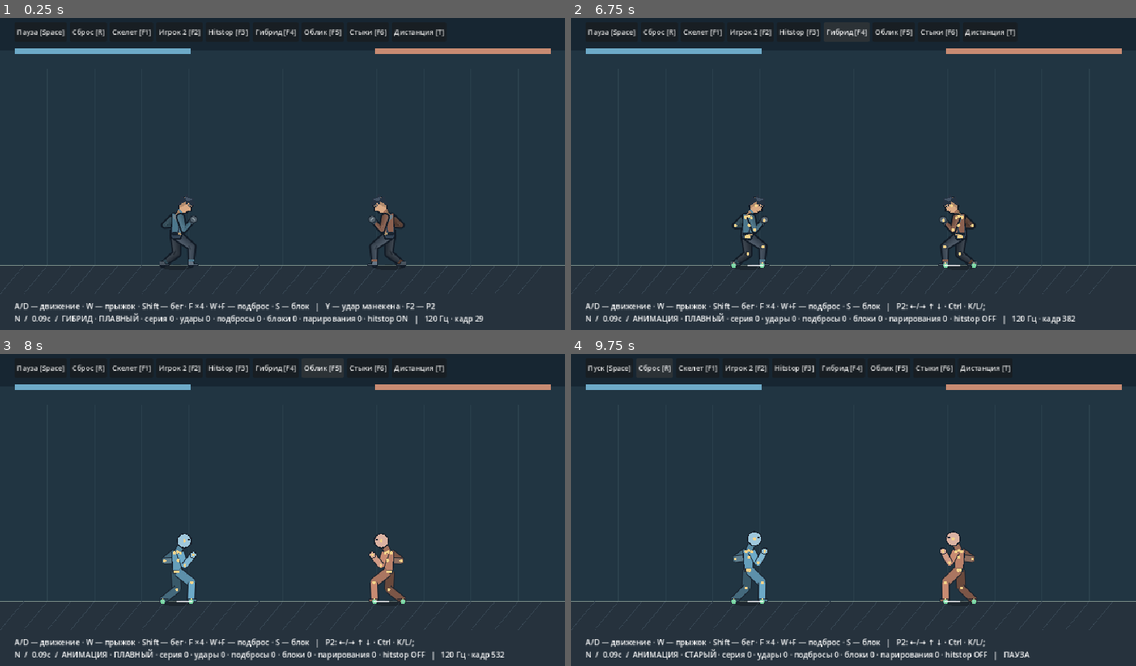
Above: before the commit, frames 1-4 (two rows, left to right).
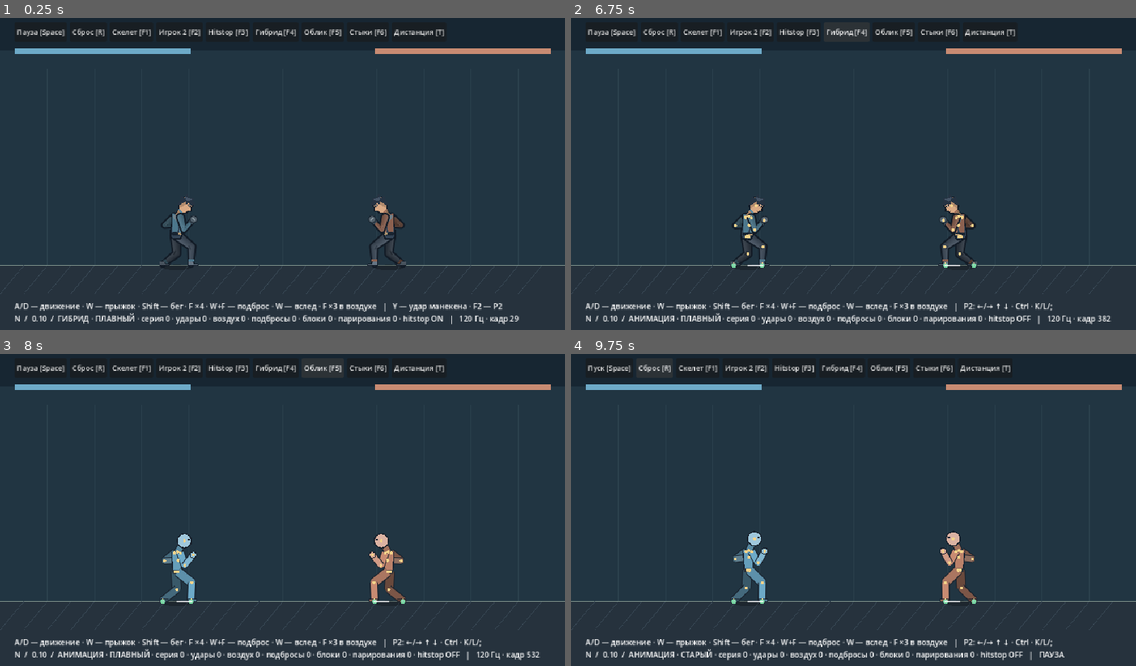
Above: after the commit, the same moments.

Repository: Mefits/Project-N
Game: Godot game, scene res://game/arena.tscn
Two runs of this game, one before a commit and one after it. Both use one fixed random seed, a clock stepped at 60 frames per second and the inputs below.
Inputs:
- Up to frame 1 (0.25 s): no input
- Up to frame 2 (6.75 s): click "Дистанция [T]" at 0.5 s; click "Пауза [Space]" at 1.25 s; click "Дистанция [T]" at 2 s; click "Пуск [Space]" at 2.75 s; click "Сброс [R]" at 3.5 s; click "Скелет [F1]" at 4.25 s; click "Игрок 2 [F2]" at 5 s; click "Hitstop [F3]" at 5.75 s; click "Гибрид [F4]" at 6.5 s
- Up to frame 3 (8 s): click "Облик [F5]" at 7.25 s
- Up to frame 4 (9.75 s): click "Стыки [F6]" at 8 s; tap Enter at 8.75 s; hold D 8.78-9.5 s; tap F at 8.85 s; tap Space at 9.02 s; tap Shift at 9.05 s; click "Сброс [R]" at 9.5 s

The runs differ from the first frame. In frame 1, 1.7% of the frame differs, in the area x 6-92%, y 91-99%; in frame 2, 1.6%; in frame 3, 1.6%; in frame 4, 1.6%.

Commit message:
N 0.10: optional aerial pursuit and three-hit air string with downward finisher

Diff:
--- /dev/null
+++ b/game/air_pose.gd
@@ -0,0 +1,44 @@
+extends RefCounted
+## Original aerial silhouettes. Local pelvis, lean, hands, ankle targets.
+const APPROACH=32
+const STRIKE=27
+const SLAM=38
+const CANCEL=15
+const FIRST=[
+    [0,1.0,Vector2(0,-49),15.0,Vector2(18,1),Vector2(7,8),Vector2(21,-20),Vector2(-20,-12)],
+    [5,1.0,Vector2(-3,-48),-9.0,Vector2(10,3),Vector2(9,10),Vector2(16,-25),Vector2(-15,-8)],
+    [9,1.0,Vector2(7,-49),23.0,Vector2(43,1),Vector2(5,10),Vector2(22,-22),Vector2(-24,-7)],
+    [13,1.0,Vector2(8,-49),25.0,Vector2(44,3),Vector2(7,10),Vector2(23,-22),Vector2(-23,-7)],
+    [18,1.0,Vector2(3,-48),11.0,Vector2(25,7),Vector2(9,10),Vector2(18,-25),Vector2(-16,-10)],
+    [27,0.0,Vector2(0,-50),0.0,Vector2(20,0),Vector2(7,10),Vector2(24,-2),Vector2(-24,-2)]
+]
+const SECOND=[
+    [0,1.0,Vector2(3,-48),12.0,Vector2(25,7),Vector2(9,10),Vector2(18,-25),Vector2(-16,-10)],
+    [5,1.0,Vector2(-3,-46),-14.0,Vector2(12,6),Vector2(-12,5),Vector2(9,-27),Vector2(-23,-6)],
+    [9,1.0,Vector2(7,-49),30.0,Vector2(7,10),Vector2(42,-1),Vector2(24,-15),Vector2(-19,-22)],
+    [13,1.0,Vector2(8,-49),33.0,Vector2(8,11),Vector2(44,0),Vector2(26,-12),Vector2(-18,-22)],
+    [18,1.0,Vector2(2,-48),12.0,Vector2(11,8),Vector2(25,3),Vector2(18,-20),Vector2(-14,-18)],
+    [27,0.0,Vector2(0,-50),0.0,Vector2(20,0),Vector2(7,10),Vector2(24,-2),Vector2(-24,-2)]
+]
+const DOWN=[
+    [0,1.0,Vector2(1,-48),10.0,Vector2(14,2),Vector2(22,4),Vector2(18,-22),Vector2(-16,-18)],
+    [5,1.0,Vector2(-2,-48),-13.0,Vector2(10,-32),Vector2(8,1),Vector2(10,-29),Vector2(-19,-15)],
+    [10,1.0,Vector2(8,-47),35.0,Vector2(35,27),Vector2(3,13),Vector2(22,-22),Vector2(-22,-9)],
+    [15,1.0,Vector2(9,-46),40.0,Vector2(25,36),Vector2(5,15),Vector2(17,-25),Vector2(-21,-8)],
+    [22,1.0,Vector2(3,-49),20.0,Vector2(16,19),Vector2(6,12),Vector2(19,-14),Vector2(-17,-5)],
+    [38,0.0,Vector2(0,-50),0.0,Vector2(20,0),Vector2(7,10),Vector2(24,-2),Vector2(-24,-2)]
+]
+static func pose(kind:String,t:int)->Dictionary:
+    if kind=="air_approach":
+        var u:float=smoothstep(0.0,8.0,float(t))
+        return {"weight":.85,"hip":Vector2(0,-48),"lean":18.0,"lead":Vector2(25,-4),"rear":Vector2(3,12),"air_near":Vector2(18,-2).lerp(Vector2(24,-25),u),"air_far":Vector2(-24,-2).lerp(Vector2(-21,-12),u),"twist":.2}
+    var keys:Array=FIRST if kind=="air_jab" else (SECOND if kind=="air_cross" else DOWN)
+    var a:Array=keys[0]
+    var b:Array=keys[1]
+    for i in range(1,keys.size()):
+        if t<=int(keys[i][0]):
+            a=keys[i-1]
+            b=keys[i]
+            break
+    var u:float=smoothstep(0.0,1.0,clampf(float(t-int(a[0]))/float(int(b[0])-int(a[0])),0,1))
+    return {"weight":lerpf(float(a[1]),float(b[1]),u),"hip":Vector2(a[2]).lerp(b[2],u),"lean":lerpf(float(a[3]),float(b[3]),u),"lead":Vector2(a[4]).lerp(b[4],u),"rear":Vector2(a[5]).lerp(b[5],u),"air_near":Vector2(a[6]).lerp(b[6],u),"air_far":Vector2(a[7]).lerp(b[7],u),"twist":sin(clampf(float(t)/22,0,1)*PI)*(-.7 if kind=="air_jab" else .8)}
--- a/game/arena.gd
+++ b/game/arena.gd
@@ -106,7 +106,7 @@
     _hud()
     queue_redraw()
 func _hud()->void:
-    hud.text="A/D — движение · W — прыжок · Shift — бег · F ×4 · W+F — подброс · S — блок   |   "+("Y — удар манекена · F2 — P2" if single_player else "P2: ←/→ ↑ ↓ · Ctrl · K/L/;")+"\nN  /  0.09c  /  "+("ГИБРИД" if world.hybrid_enabled else "АНИМАЦИЯ")+" · "+("ПЛАВНЫЙ" if smooth_skin else "СТАРЫЙ")+" · серия "+str(world.jab_a.chain_count)+" · удары "+str(world.hits)+" · подбросы "+str(world.launches) …(195 unchanged characters)…
+    hud.text="A/D — движение · W — прыжок · Shift — бег · F ×4 · W+F — подброс · W — вслед · F ×3 в воздухе   |   "+("Y — удар манекена · F2 — P2" if single_player else "P2: ←/→ ↑ ↓ · Ctrl · K/L/;")+"\nN  /  0.10  /  "+("ГИБРИД" if world.hybrid_enabled else "АНИМАЦИЯ")+" · "+("ПЛАВНЫЙ" if smooth_skin else "СТАРЫЙ")+" · серия "+str(world.jab_a.chain_count)+" · удары "+str(world.hits)+" · воздух "+str(world.air_hits)+" · подбросы "+str(world.launches) …(195 unchanged characters)…
 func _segment(a:Vector2,b:Vector2,width:float,c:Color)->void:
     draw_line(a,b,Color("#17202b"),width+3,true)
     draw_line(a,b,c,width,true)
--- a/game/jab.gd
+++ b/game/jab.gd
@@ -4,6 +4,7 @@
 const KICK=preload("res://game/kick_pose.gd")
 const CHAIN=preload("res://game/chain_pose.gd")
 const LAUNCH=preload("res://game/launch_pose.gd")
+const AIR=preload("res://game/air_pose.gd")
 const BUFFER_TICKS=22
 const BLEND_TICKS=5
 const HEAVY_DURATION=58
@@ -92,7 +93,19 @@
     latch=pressed
     heavy_latch=heavy
     kick_latch=kick
+func airborne_attack()->bool:return kind in ["air_approach","air_jab","air_cross","air_slam"] and age>=0
+func start_pursuit(m)->void:
+    transition_pose=_attack_pose()
+    kind="air_approach"
+    age=0
+    connected=false
+    contact_hit=false
+    chain_buffer=0
+    m.pursuit_jump()
 func duration()->int:
+    if kind=="air_approach":return AIR.APPROACH
+    if kind in ["air_jab","air_cross"]:return AIR.STRIKE
+    if kind=="air_slam":return AIR.SLAM
     if kind=="launcher":return LAUNCH.DURATION
     if kind in ["cross","hook"]:return CHAIN.DURATION
     if kind=="finisher":return 56
@@ -100,7 +113,7 @@
     return HEAVY_DURATION if kind=="heavy" else DURATION
 func fist()->String:
     if kind in ["kick","finisher"]:return "foot_near"
-    return "hand_far" if kind in ["heavy","cross"] else "hand_near"
+    return "hand_far" if kind in ["heavy","cross","air_cross"] else "hand_near"
 func contact_point(rig,face:int)->Vector2:
     var p:Vector2=rig.points[fist()]
     # Kick reaches the visible forefoot, rather than the ankle joint alone.
@@ -108,6 +121,9 @@
     return p
 func kicking()->bool:return kind in ["kick","finisher"] and age>=0
 func profile()->Dictionary:
+    if kind=="air_jab":return {"damage":8,"knockback":65.0,"hurt":100,"freeze":4,"strength":.9,"heavy":false,"style":"air_jab","juggle":-125.0}
+    if kind=="air_cross":return {"damage":9,"knockback":75.0,"hurt":100,"freeze":5,"strength":1.1,"heavy":false,"style":"air_cross","juggle":-100.0}
+    if kind=="air_slam":return {"damage":18,"knockback":110.0,"hurt":100,"freeze":8,"strength":1.8,"heavy":true,"style":"air_slam","slam":650.0}
     if kind=="launcher":return {"damage":LAUNCH.DAMAGE,"knockback":100.0,"hurt":116,"freeze":8,"strength":1.65,"heavy":true,"style":"launcher","lift":LAUNCH.LIFT}
     if kind=="cross":return {"damage":9,"knockback":85.0,"hurt":32,"freeze":4,"strength":.85,"heavy":false,"style":"cross"}
     if kind=="hook":return {"damage":16,"knockback":70.0,"hurt":48,"freeze":7,"strength":1.3,"heavy":true,"style":"hook"}
@@ -117,6 +133,12 @@
 func tick(m)->void:
     reaction.step()
     if hurt>0:hurt-=1
+    if airborne_attack() and (m.grounded or not m.pursuing):
+        age=-1
+        chain_buffer=0
+        chain_count=0
+        transition_pose={}
+        queued=false
     if chain_buffer>0:chain_buffer-=1
     if finish_pending>0:finish_pending-=1
     if age>=0:
@@ -128,6 +150,19 @@
             chain_buffer=0
             launch_buffer=false
             transition_pose={}
+    if airborne_attack() and queued and queued_kind=="jab":
+        chain_buffer=BUFFER_TICKS
+        queued=false
+    if airborne_attack() and chain_buffer>0 and hurt==0 and hp>0 and ((kind=="air_approach" and age>=6) or (kind in ["air_jab","air_cross"] and contact_hit and age>=AIR.CANCEL)):
+        transition_pose=_attack_pose()
+        kind="air_jab" if kind=="air_approach" else ("air_cross" if kind=="air_jab" else "air_slam")
+        age=0
+        connected=false
+        contact_hit=false
+        chain_buffer=0
+        chain_count+=1
+        peak_chain=maxi(peak_chain,chain_count)
+        attacks+=1
     if queued and queued_kind=="jab" and kind in ["jab","cross","hook"] and age>=0 and hurt==0:
         chain_buffer=BUFFER_TICKS
         launch_buffer=kind=="hook" and launch_requested
@@ -205,6 +240,9 @@
     queued=false
 func locked()->bool:return age>=0 or hurt>0 or hp<=0 or blockstun>0
 func active()->bool:
+    if kind=="air_approach":return false
+    if kind in ["air_jab","air_cross"]:return age>=8 and age<=13 and not connected
+    if kind=="air_slam":return age>=9 and age<=15 and not connected
     if kind=="launcher":return age>=LAUNCH.ACTIVE_FROM and age<=LAUNCH.ACTIVE_TO and not connected
     if kind=="finisher":return age>=17 and age<=24 and not connected
     if kind in ["cross","hook"]:return age>=CHAIN.ACTIVE_FROM and age<=CHAIN.ACTIVE_TO and not connected
@@ -260,10 +298,18 @@
     kick_pending=0
     m.velocity.x=float(attack.knockback)*direction
     reaction.impulse(float(attack.strength),lever,float(direction*m.facing))
+    m.pursuing=false
     if attack.has("lift"):m.launch(float(attack.lift))
+    if attack.has("juggle") and not m.grounded:m.velocity.y=minf(m.velocity.y,float(attack.juggle))
+    if attack.has("slam") and not m.grounded:
+        m.velocity.y=float(attack.slam)
+        m.slammed=true
 func pose(hybrid:bool=false)->Dictionary:
     if hurt>0:
         var u:float=float(hurt)/hurt_total
+        if hurt_style in ["air_jab","air_cross","air_slam"]:
+            var slam:bool=hurt_style=="air_slam"
+            return {"weight":u*.85,"hip":Vector2(-4,-44 if slam else -49),"lean":38.0 if slam else -24.0,"lead":Vector2(12,25),"rear":Vector2(-10,19),"twist":.6,"air_near":Vector2(22,-14),"air_far":Vector2(-18,-22)}
         if hurt_style=="launcher":
             return {"weight":u*(.75 if hybrid else 1.0),"hip":Vector2(-3,-48),"lean":-30.0,"lead":Vector2(5,21),"rear":Vector2(-9,15),"twist":.55}
         if hurt_style in ["cross","hook","finisher"]:
@@ -281,12 +327,14 @@
     return _attack_pose()
 func _attack_pose()->Dictionary:
     if kind=="kick":return KICK.pose(age)
-    if kind in ["cross","hook","finisher","launcher"]:
-        var target:Dictionary=LAUNCH.pose(age) if kind=="launcher" else (KICK.pose(int(float(age)*64.0/56.0)) if kind=="finisher" else CHAIN.pose(kind,age))
+    if kind in ["cross","hook","finisher","launcher","air_approach","air_jab","air_cross","air_slam"]:
+        var target:Dictionary=AIR.pose(kind,age) if airborne_attack() else (LAUNCH.pose(age) if kind=="launcher" else (KICK.pose(int(float(age)*64.0/56.0)) if kind=="finisher" else CHAIN.pose(kind,age)))
         if not transition_pose.is_empty() and age<BLEND_TICKS:
             var blend:float=smoothstep(0.0,float(BLEND_TICKS),float(age))
             var mixed:Dictionary={"weight":lerpf(float(transition_pose.weight),float(target.weight),blend),"hip":Vector …(323 unchanged characters)…
             if target.has("kick_foot"):mixed["kick_foot"]=Vector2(24,-2).lerp(target.kick_foot,blend)
+            for key in ["air_near","air_far"]:
+                if target.has(key):mixed[key]=Vector2(transition_pose.get(key,Vector2(24 if key=="air_near" else -24,-2))).lerp(target[key],blend)
             return mixed
         return target
     var pose_tick:float=float(age)*(80.0/HEAVY_DURATION if kind=="heavy" else 48.0/DURATION)
--- a/game/motor.gd
+++ b/game/motor.gd
@@ -15,6 +15,8 @@
 var facing:int=1
 var grounded:bool=true
 var launched:bool=false
+var pursuing:bool=false
+var slammed:bool=false
 var feet:Array[Vector2]=[]
 var swing:int=-1
 var next_foot:int=0
@@ -69,7 +71,14 @@
     swing_to=Vector2(clampf(pos.x+ahead,32,928),FLOOR)
     swing_t=0
     next_foot=1-index
+func pursuit_jump()->void:
+    launch(470.0)
+    launched=false
+    pursuing=true
+    jump_latch=true
 func launch(speed:float)->void:
+    pursuing=false
+    slammed=false
     takeoff_feet.clear()
     for foot in feet:takeoff_feet.append(Vector2((foot.x-pos.x)*facing,foot.y-pos.y-2))
     airborne_time=0
@@ -114,7 +123,11 @@
         airborne_time=0
         swing=-1
     jump_latch=jump
-    if not grounded:velocity.y+=GRAVITY*DT
+    if not grounded:
+        if input.get("air_follow",false) and pursuing:
+            velocity.x=move_toward(velocity.x,float(input.air_vx),3200.0*DT)
+            velocity.y=move_toward(velocity.y,float(input.air_vy),3600.0*DT)
+        else:velocity.y+=GRAVITY*DT
     pos+=velocity*DT
     pos.x=clampf(pos.x,48,912)
     if pos.x<=48 or pos.x>=912:velocity.x=0
@@ -123,6 +136,8 @@
         velocity.y=0
         grounded=true
         launched=false
+        pursuing=false
+        slammed=false
         land=1
         _plant()
     land=move_toward(land,0,DT*6)
--- a/game/rig.gd
+++ b/game/rig.gd
@@ -68,6 +68,8 @@
             foot=Vector2((m.feet[i].x-m.pos.x)*direction,m.feet[i].y-m.pos.y-2)
         else:
             foot=MOTION.air(m,i).foot
+        if not m.grounded and action.has("air_"+side):
+            foot=foot.lerp(Vector2(action["air_"+side]),weight)
         if i==0 and action.has("kick_foot"):
             foot=foot.lerp(Vector2(action.kick_foot),weight)
         # A planted leg bends toward the opponent; the elbow bends downward.
--- a/game/world.gd
+++ b/game/world.gd
@@ -8,6 +8,9 @@
 var blocks:int=0
 var parries:int=0
 var launches:int=0
+var pursuits:int=0
+var air_hits:int=0
+var slams:int=0
 var last_result:String=""
 var freeze:int=0
 var frozen_ticks:int=0
@@ -37,6 +40,8 @@
         frozen_ticks+=1
         ticks+=1
         return
+    _try_pursuit(left,jab_a,a,b)
+    _try_pursuit(right,jab_b,b,a)
     jab_a.tick(a)
     jab_b.tick(b)
     var prev_a:Vector2=jab_a.contact_point(rig_a,a.facing)
@@ -89,10 +94,30 @@
         _:
             hits+=1
             if profile.has("lift"):launches+=1
+            if profile.has("juggle") or profile.has("slam"):air_hits+=1
+            if profile.has("slam"):slams+=1
             defender.receive(dst,src.facing,profile,last_lever)
             return int(profile.freeze)
 
+func _try_pursuit(input:Dictionary,j,m,target)->void:
+    if not input.get("jump",false) or not m.grounded or j.hurt>0 or j.hp<=0:return
+    if j.kind!="launcher" or j.age<0 or not j.contact_hit or not target.launched or target.grounded:return
+    if absf(target.pos.x-m.pos.x)>150 or target.velocity.y>120:return
+    j.start_pursuit(m)
+    pursuits+=1
+
 func _motor_input(input:Dictionary,j,m,opponent)->Dictionary:
+    if m.pursuing and j.airborne_attack() and not opponent.grounded and opponent.launched and not (j.kind=="air_slam" and j.connected):
+        var gap:float=(opponent.pos.x-m.pos.x)*m.facing
+        var goal:float=58.0 if j.kind!="air_slam" else 48.0
+        var vx:float=clampf((gap-goal)*12.0+opponent.velocity.x*m.facing,0,300)*m.facing
+        var offset:float=-26.0 if j.kind=="air_slam" else 0.0
+        var vy:float=clampf(opponent.velocity.y+(opponent.pos.y+offset-m.pos.y)*14.0,-510,300)
+        return {"lock_facing":true,"air_follow":true,"air_vx":vx,"air_vy":vy}
+    if m.pursuing:
+        m.pursuing=false
+        return {"lock_facing":true}
+
     # Bounded authored pursuit, only on confirmed linked hand attacks. No teleport or magnetic hit.
     if j.finish_pending>0:return {"lock_facing":true,"settle_kick":true}
     if j.age>=0 and j.kind in ["cross","hook","launcher"]:
@@ -112,6 +137,7 @@
 
 func _contact(src,dst,attack,defender,previous:Vector2,source_rig,target_rig)->Dictionary:
     if not attack.active() or defender.hp<=0:return {}
+    if attack.airborne_attack() and (src.grounded or dst.grounded or not dst.launched):return {}
     if (dst.pos.x-src.pos.x)*src.facing<=0:return {}
     var p:Vector2=attack.contact_point(source_rig,src.facing)
     # Sweep the visible striking extremity against sampled torso capsule.
--- /dev/null
+++ b/tests/air.gd
@@ -0,0 +1,89 @@
+extends SceneTree
+const W=preload("res://game/world.gd")
+const M=preload("res://game/motor.gd")
+const R=preload("res://game/rig.gd")
+const SCRIPT=preload("res://tests/air_input.gd")
+var errors:int=0
+func _initialize()->void:call_deferred("_run")
+func check(ok:bool,msg:String)->void:
+    if not ok:errors+=1;push_error(msg)
+func close_world(gap:float=60)->RefCounted:
+    var w=W.new()
+    w.a.separate(150)
+    w.b.separate(w.a.pos.x+gap-w.b.pos.x)
+    w.rig_a.sample(w.a)
+    w.rig_b.sample(w.b)
+    return w
+func execute(w,mirror:bool=false,follow:bool=true,finish:bool=true,guard:bool=false)->void:
+    var seq=SCRIPT.new()
+    var src=w.b if mirror else w.a
+    var dst=w.a if mirror else w.b
+    var a=w.jab_b if mirror else w.jab_a
+    var b=w.jab_a if mirror else w.jab_b
+    var kinds:Array=[]
+    var last:String=""
+    var peak:float=0
+    var min_gap:float=999
+    var slam_velocity:float=0
+    var slam_landed:bool=false
+    var old_slams:int=0
+    var old_air_hits:int=0
+    var old_launches:int=0
+    var landing_ticks:int=0
+    for i in range(420):
+        var inp:Dictionary=seq.next(w,mirror,follow,finish)
+        var old_src:Vector2=src.pos
+        var old_dst:Vector2=dst.pos
+        var frozen:bool=w.freeze>0
+        var other:Dictionary={"guard":guard}
+        w.tick(other if mirror else inp,inp if mirror else other)
+        if frozen:check(src.pos==old_src and dst.pos==old_dst,"Air hitstop freezes roots")
+        else:check(src.pos.distance_to(old_src)<10 and dst.pos.distance_to(old_dst)<10,"No teleport in aerial string")
+        if a.age>=0 and a.kind!=last:
+            kinds.append(a.kind)
+            last=a.kind
+        if w.air_hits>old_air_hits:
+            check(not src.grounded and not dst.grounded,"Air contact requires both airborne")
+            old_air_hits=w.air_hits
+        if w.slams>old_slams:
+            slam_velocity=dst.velocity.y
+            old_slams=w.slams
+        if w.slams>0 and dst.grounded:
+            slam_landed=true
+            landing_ticks+=1
+        peak=maxf(peak,M.FLOOR-minf(src.pos.y,dst.pos.y))
+        if not src.grounded and not dst.grounded:min_gap=minf(min_gap,absf(src.pos.x-dst.pos.x))
+        for rig in [w.rig_a,w.rig_b]:
+            var p:Dictionary=rig.points
+            for side in ["near","far"]:
+                check(absf(p["thigh_"+side].distance_to(p["knee_"+side])-R.UPPER_LEG)<.001,"Air thigh length")
+                check(absf(p["knee_"+side].distance_to(p["foot_"+side])-R.LOWER_LEG)<.001,"Air shin length")
+                check(absf(p["shoulder_"+side].distance_to(p["elbow_"+side])-R.UPPER_ARM)<.001,"Air upper arm length")
+                check(absf(p["elbow_"+side].distance_to(p["hand_"+side])-R.LOWER_ARM)<.001,"Air forearm length")
+                check(p["foot_"+side].y<=M.FLOOR+.01,"Air floor safety")
+    if guard or w.launches==0:
+        check(w.air_hits==0 and w.pursuits==0 and w.slams==0,"No aerial chase without confirmed launch")
+    elif follow:
+        check(w.pursuits==1 and w.air_hits==(3 if finish else 2),"Air string confirmed")
+        check(w.hits==(7 if finish else 6),"Actual total contacts")
+        check(b.hp==(10 if finish else 28),"Actual HP loss")
+        check(a.peak_chain==(7 if finish else 6),"Chain count persists")
+        check(kinds.has("air_jab") and kinds.has("air_cross"),"Distinct aerial attacks")
+        if finish:
+            check(w.slams==1 and slam_velocity>=600 and slam_landed,"Downward strike and landing")
+        else:check(w.slams==0,"No automatic finisher")
+        check(peak<180 and min_gap>=37.9,"Bounded air following")
+        check(src.grounded and dst.grounded and not src.pursuing and not dst.launched and not a.locked() and not b.locked(),"Both recover")
+    else:check(w.hits==4 and w.pursuits==0 and w.air_hits==0,"Optional chase")
+    print("N air case: ",kinds,"; hits ",w.hits,"; air ",w.air_hits,"; pursuit ",w.pursuits,"; peak ",peak,"; gap ",min_gap,"; slam ",slam_velocity,"; hp ",b.hp)
+func _run()->void:
+    execute(close_world())
+    execute(close_world(),true)
+    execute(close_world(),false,true,false)
+    execute(close_world(),false,false)
+    execute(close_world(170))
+    var blocked=close_world()
+    for i in range(25):blocked.tick({},{"guard":true})
+    execute(blocked,false,true,true,true)
+    print("N air failures: ",errors)
+    quit(0 if errors==0 else 1)
--- /dev/null
+++ b/tests/air_input.gd
@@ -0,0 +1,21 @@
+extends RefCounted
+## Real keyboard-equivalent edges, never directly edit combat state.
+var sent:int=0
+var chased:bool=false
+var delay:int=0
+func next(w,mirror:bool=false,follow:bool=true,finish:bool=true)->Dictionary:
+    var j=w.jab_b if mirror else w.jab_a
+    var m=w.b if mirror else w.a
+    var t=w.a if mirror else w.b
+    var press:bool=sent==0 or (sent==1 and j.kind=="jab" and j.age>=11) or (sent==2 and j.kind=="cross" and j.age>=11) or (sent==3 and j.kind=="hook" and j.age>=11)
+    if press:
+        sent+=1
+        return {"jab":true,"launch":sent==4}
+    if follow and not chased and j.kind=="launcher" and j.contact_hit and t.launched:
+        if w.freeze>0:return {}
+        chased=true
+        return {"jump":true}
+    if chased and not m.grounded and (sent==4 and j.kind=="air_approach" and j.age>=7 or sent==5 and j.kind=="air_jab" and j.age>=11 or finish and sent==6 and j.kind=="air_cross" and j.age>=11):
+        sent+=1
+        return {"jab":true}
+    return {}
--- a/tests/skin.gd
+++ b/tests/skin.gd
@@ -54,5 +54,18 @@
             check_rig(w.rig_a)
             check_rig(w.rig_b)
         if w.launches!=1:errors+=1
+    for mirror in [false,true]:
+        var w=W.new()
+        w.a.separate(150)
+        w.b.separate(w.a.pos.x+60-w.b.pos.x)
+        w.rig_a.sample(w.a)
+        w.rig_b.sample(w.b)
+        var seq=preload("res://tests/air_input.gd").new()
+        for i in range(300):
+            var inp:Dictionary=seq.next(w,mirror)
+            w.tick({} if mirror else inp,inp if mirror else {})
+            check_rig(w.rig_a)
+            check_rig(w.rig_b)
+        if w.air_hits!=3:errors+=1
     print("N skin contours checked: ",checked,"; failures: ",errors)
     quit(0 if errors==0 else 1)
--- a/tests/visual.gd
+++ b/tests/visual.gd
@@ -1,6 +1,7 @@
 extends SceneTree
 const S=preload("res://game/arena.tscn")
 const W=preload("res://game/world.gd")
+const AIR_INPUT=preload("res://tests/air_input.gd")
 func _initialize()->void:call_deferred("_run")
 func capture(name:String)->void:
     await process_frame
@@ -102,6 +103,23 @@
         await capture(name+"/frame_%03d"%frame)
     if scene.world.hits!=(4 if finish else 3):push_error("Chain capture mismatch "+name);quit(1)
     if launch and scene.world.launches!=1:push_error("Launch capture mismatch");quit(1)
+func air_sequence(scene,name:String,mirror:bool=false)->void:
+    scene.world=W.new()
+    scene.world.a.separate(150)
+    scene.world.b.separate(scene.world.a.pos.x+60-scene.world.b.pos.x)
+    scene.world.rig_a.sample(scene.world.a)
+    scene.world.rig_b.sample(scene.world.b)
+    scene.debug=false
+    var seq=AIR_INPUT.new()
+    DirAccess.make_dir_recursive_absolute("res://reports/"+name)
+    for frame in range(112):
+        for i in range(4):
+            var input:Dictionary={} if frame<3 else seq.next(scene.world,mirror)
+            scene.world.tick({} if mirror else input,input if mirror else {})
+        scene._hud()
+        scene.queue_redraw()
+        await capture(name+"/frame_%03d"%frame)
+    if scene.world.air_hits!=3 or scene.world.slams!=1 or scene.world.hits!=7:push_error("Air capture mismatch "+name);quit(1)
 func check_skin(scene,state:Dictionary,tick0:int)->void:
     if scene.world.ticks!=tick0 or scene.world.rig_a.points!=state:
         push_error("Skin altered simulation")
@@ -167,6 +185,8 @@
     await chain_sequence(scene,"chain_four",false,true)
     await chain_sequence(scene,"chain_launch",false,true,true)
     await chain_sequence(scene,"launch_mirror",true,true,true)
+    await air_sequence(scene,"air_full")
+    await air_sequence(scene,"air_mirror",true)
     var state:Dictionary=scene.world.rig_a.points.duplicate(true)
     var tick0:int=scene.world.ticks
     scene._toggle_skin()
Not shown, changed: docs/CHECKPOINT.md
Not shown, changed: docs/PLAN.md
